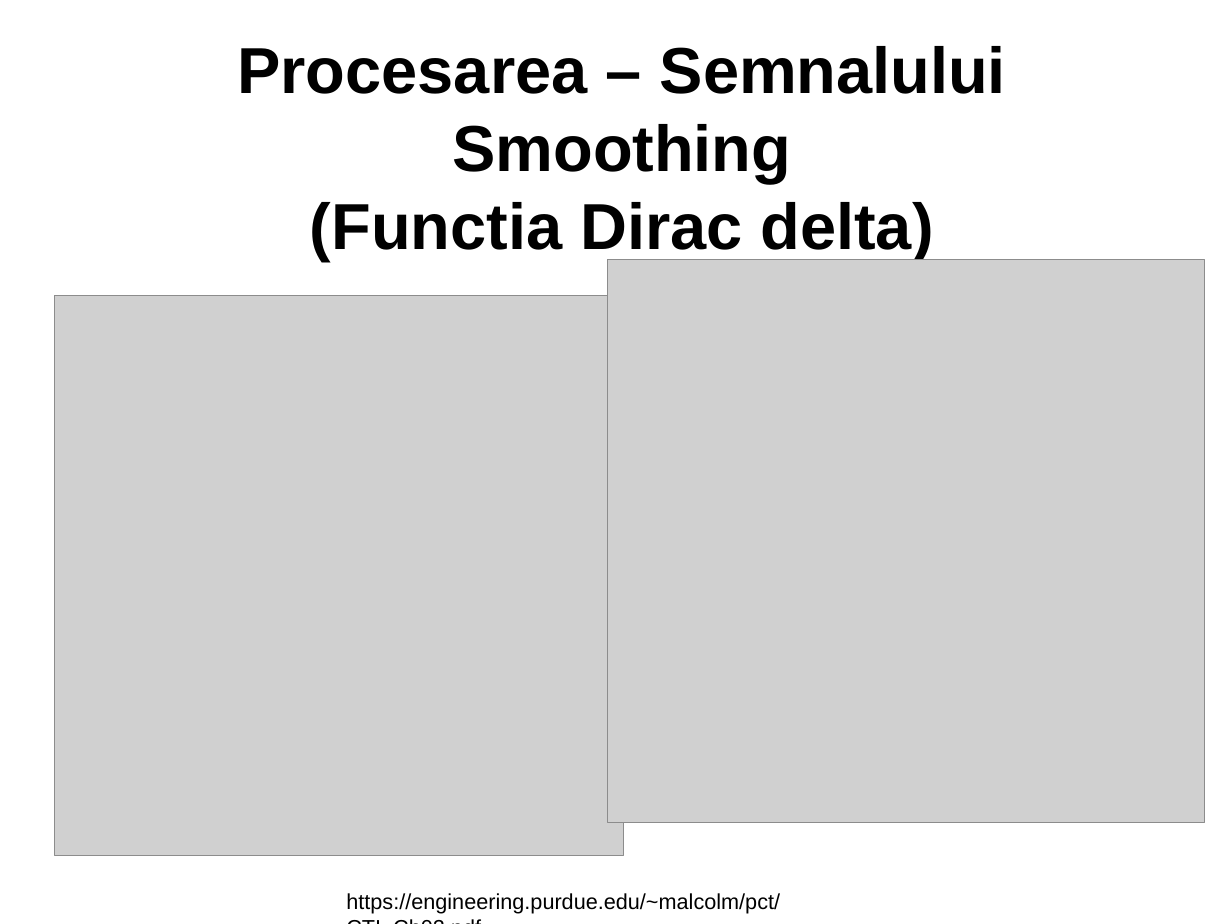
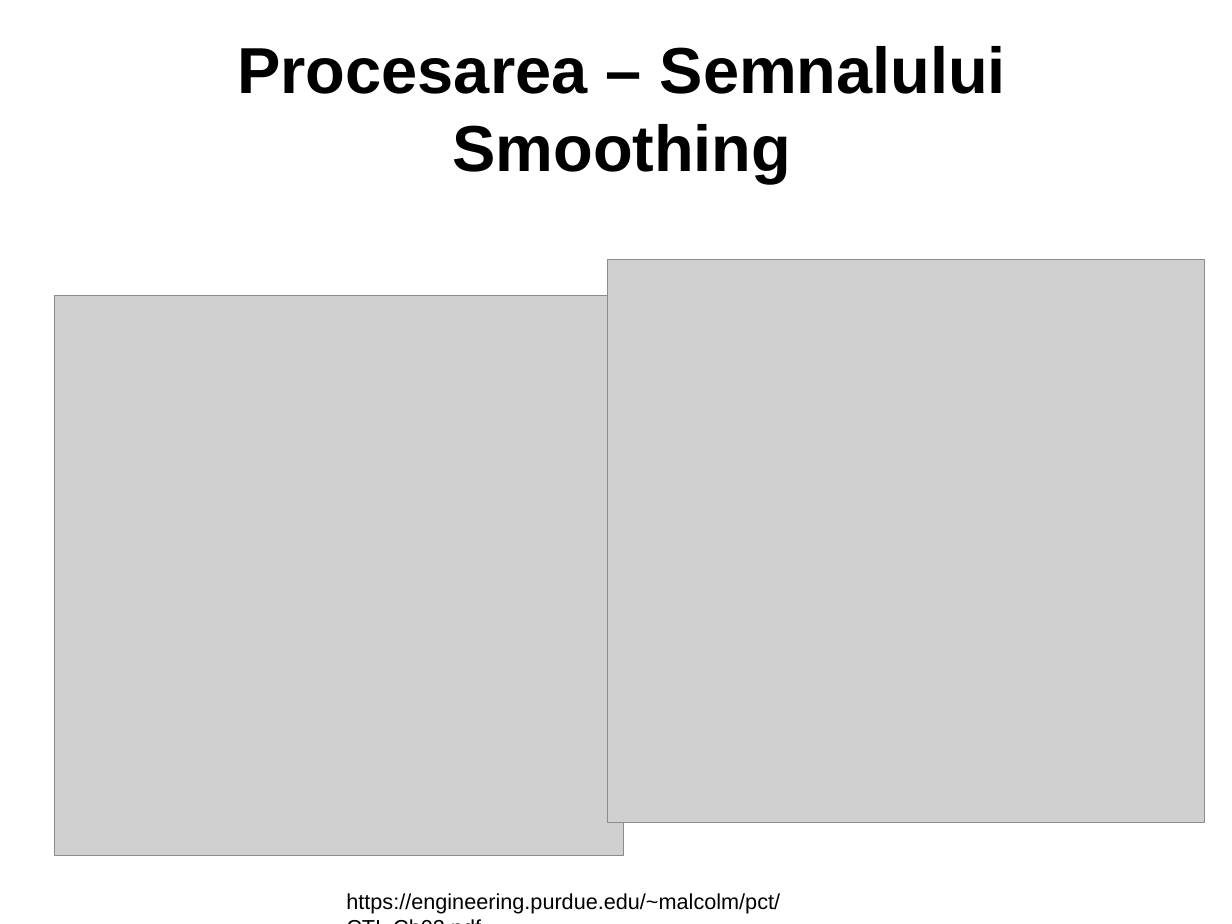
Before and after one commit to Cristof17/Elemental-Dust-Map, a slide deck: slide 10 of presentation/Cristofor_Rotsching_AAC2_Harta_particule_elementare.pptx. Drawn at 1232x924 pixels with LibreOffice and Linux fonts; fonts in the diff are those of the drawing; grey boxes stand for pictures; background and template pictures are left out. Boxes give left, top, right and bottom in pixels: in the first picture for what was removed or moved away, otherwise in the second. Text is boxed around its words. In the diff, an @@ line names an element or a change of style, - is before the commit and + after.

```diff
--- a/presentation/Cristofor_Rotsching_AAC2_Harta_particule_elementare.pptx
+++ b/presentation/Cristofor_Rotsching_AAC2_Harta_particule_elementare.pptx
@@ text at box(310, 202, 934, 262): paragraph removed @@
-(Functia Dirac delta)
```
Also in this commit, not shown: 2 other files.
